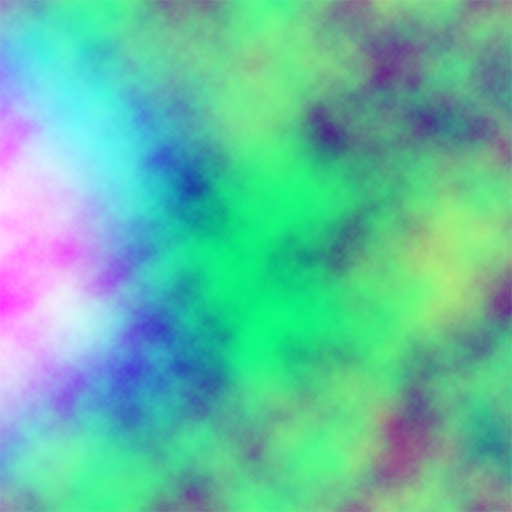
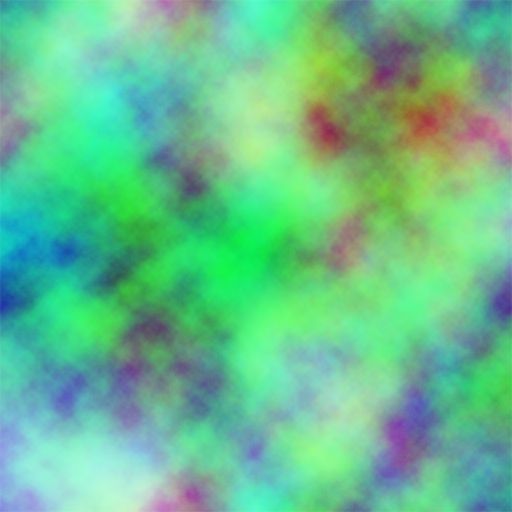
Revision of a layered 512 × 512 image; what changed, layer by layer:
painted on "图层 1" over [0, 0, 512, 512]
